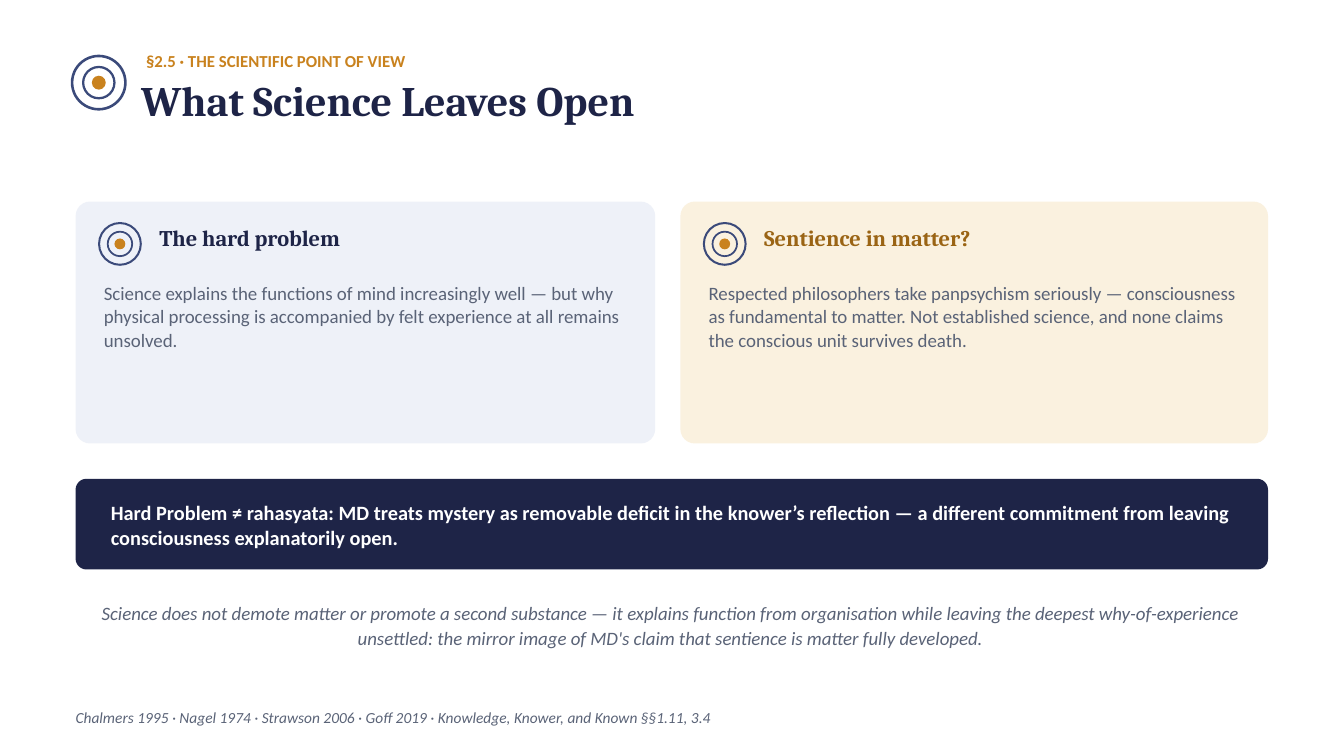
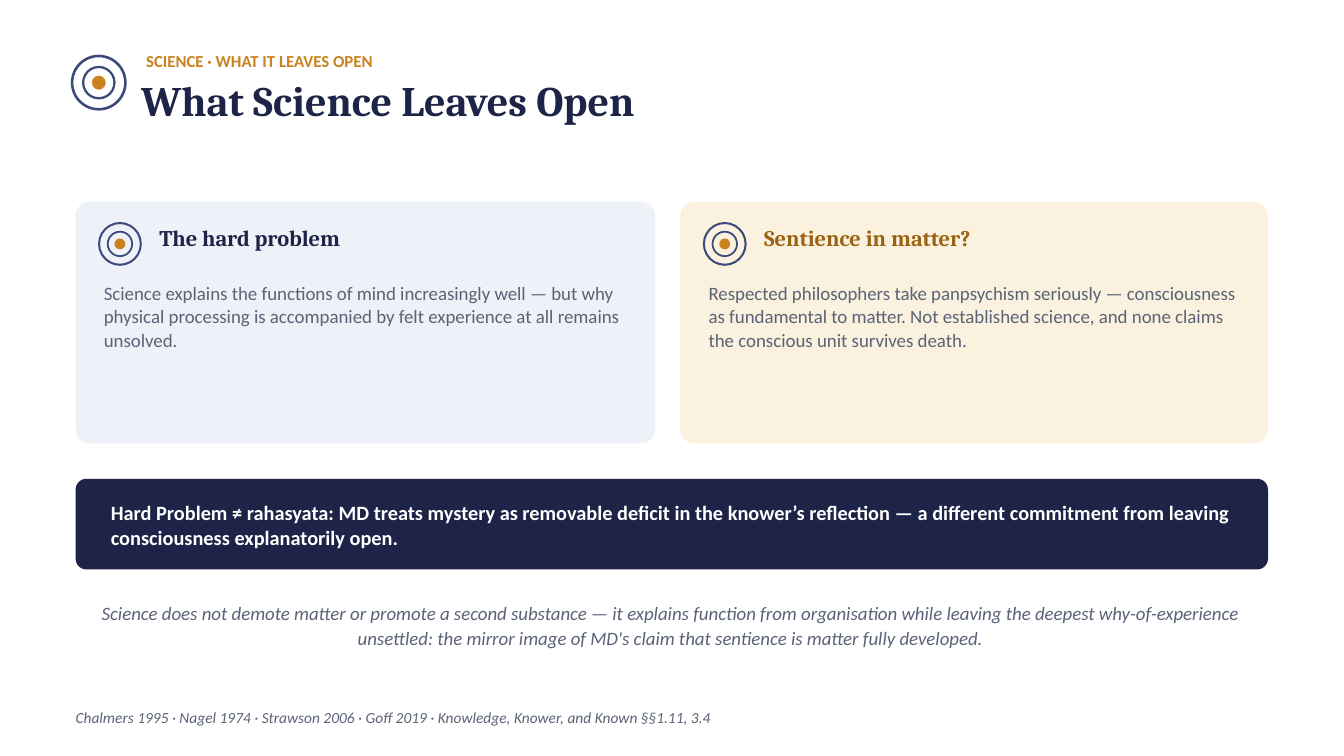
Before and after one commit to raghavamohan/AnalyticMadhyasthDarshan, a slide deck: slide 13 of Studies/Why-Humans-Are-Not-Just-Material/Why-Humans-Are-Not-Just-Material.pptx. Drawn at 1344x756 pixels with LibreOffice and Linux fonts; fonts in the diff are those of the drawing. Boxes give left, top, right and bottom in pixels: in the first picture for what was removed or moved away, otherwise in the second. Text is boxed around its words. In the diff, an @@ line names an element or a change of style, - is before the commit and + after.

```diff
--- a/Studies/Why-Humans-Are-Not-Just-Material/Why-Humans-Are-Not-Just-Material.pptx
+++ b/Studies/Why-Humans-Are-Not-Just-Material/Why-Humans-Are-Not-Just-Material.pptx
@@ text at <box>146,56,373,67</box>: text changed @@
-§2.5 · THE SCIENTIFIC POINT OF VIEW
+SCIENCE · WHAT IT LEAVES OPEN
```
Also in this commit, not shown: 17 other slides changed, 6 other files.
